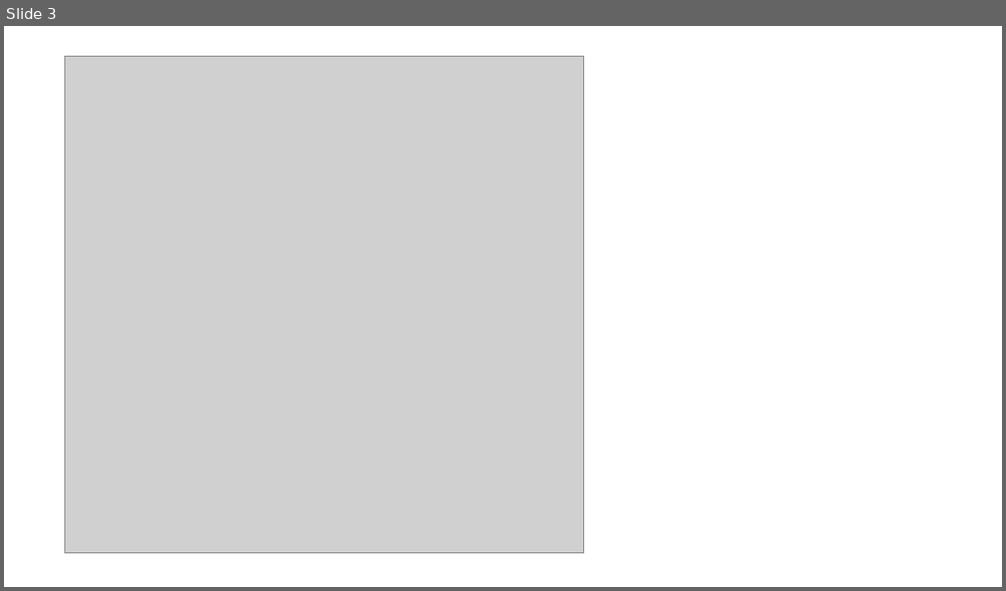
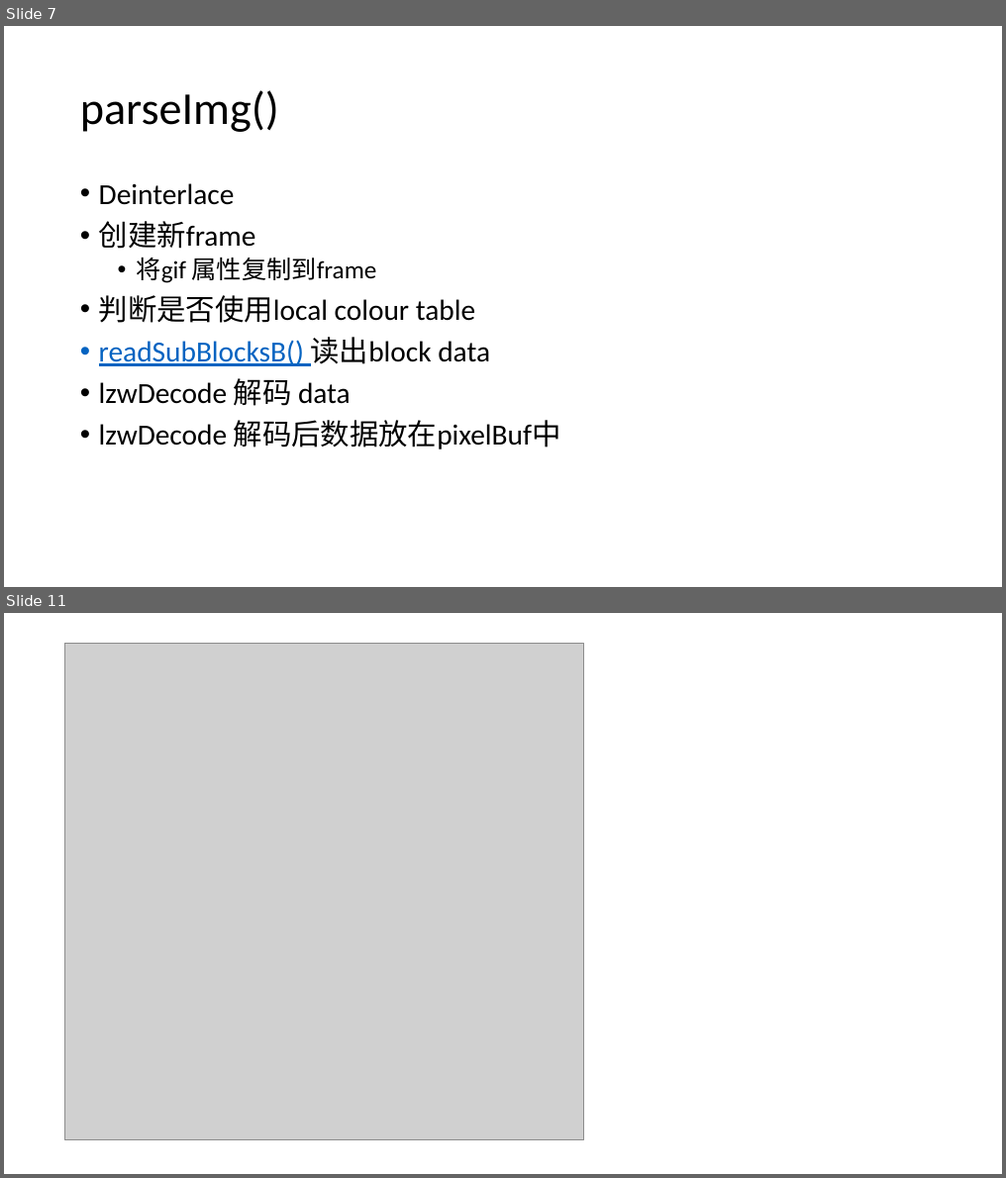
Before and after one commit to philipdeng/gifparse, a slide deck: aboutgif.pptx. Shown one above the other, each under a label of ours: slide 3 before the commit, slides 7 and 11 after it; the slides between them are not shown. The pictures are 1006x591 and 1006x1178 pixels, drawn with LibreOffice and Linux fonts; fonts in the diff are those of the drawing; grey boxes stand for pictures. Boxes give left, top, right and bottom in pixels: in the first picture for what was removed or moved away, otherwise in the second. Text is boxed around its words. In the diff, an @@ line names an element or a change of style, - is before the commit and + after.

```diff
--- a/aboutgif.pptx
+++ b/aboutgif.pptx
@@ slide 7 added at box(4, 26, 1002, 587), background #FFFFFF @@
@@ title added at box(80, 90, 279, 132), 44 pt, text #000000 @@
+parseImg()
@@ text added at box(99, 183, 561, 450), 28 pt, text #000000 @@
+• Deinterlace
+• 创建新frame
+  • 将gif 属性复制到frame
+• 判断是否使用local colour table
+• readSubBlocksB() 读出block data
+• lzwDecode 解码 data
+• lzwDecode 解码后数据放在pixelBuf中
@@ what was slide 3 is now slide 11 @@
```
Also in this commit, not shown: 1 slide changed, 11 other slides added, 2 slides removed, 5 other files.
